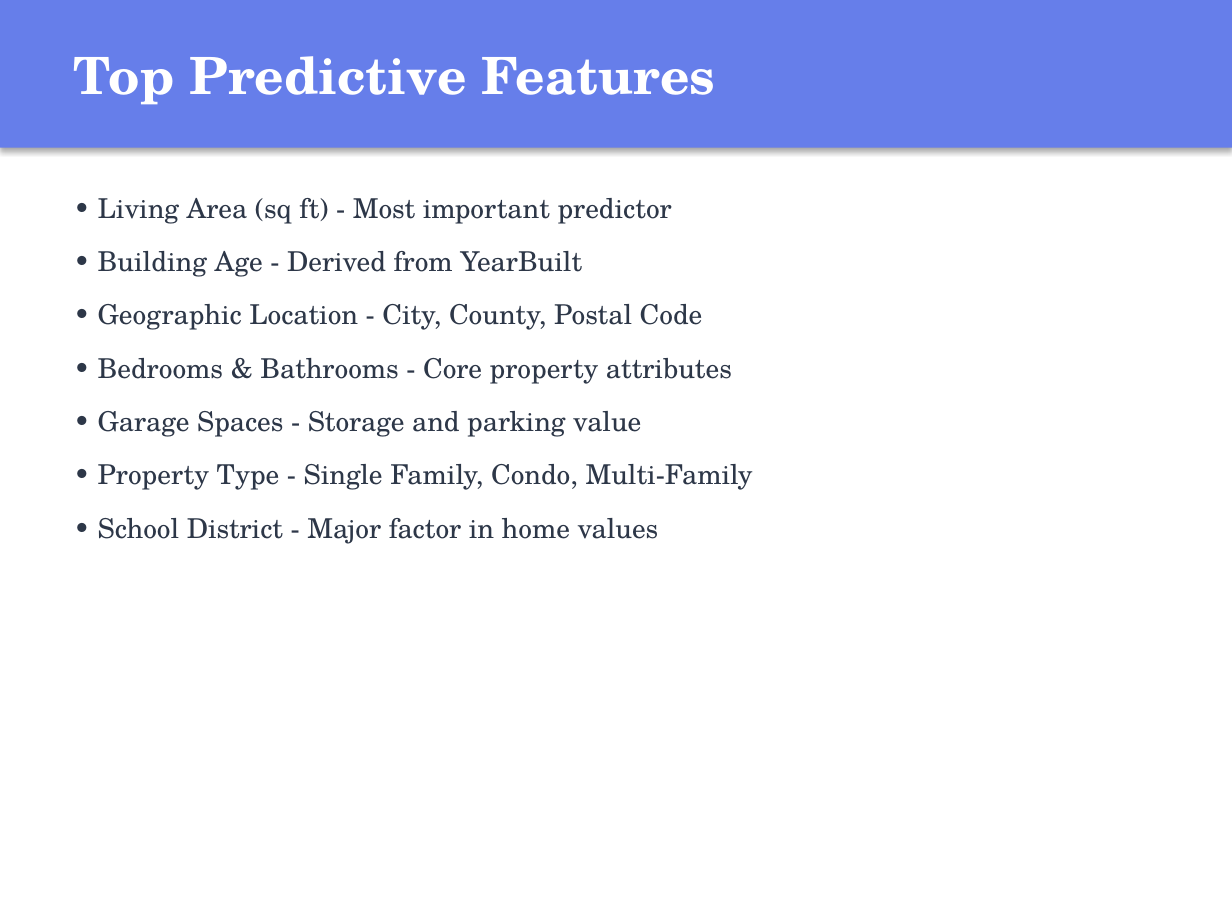
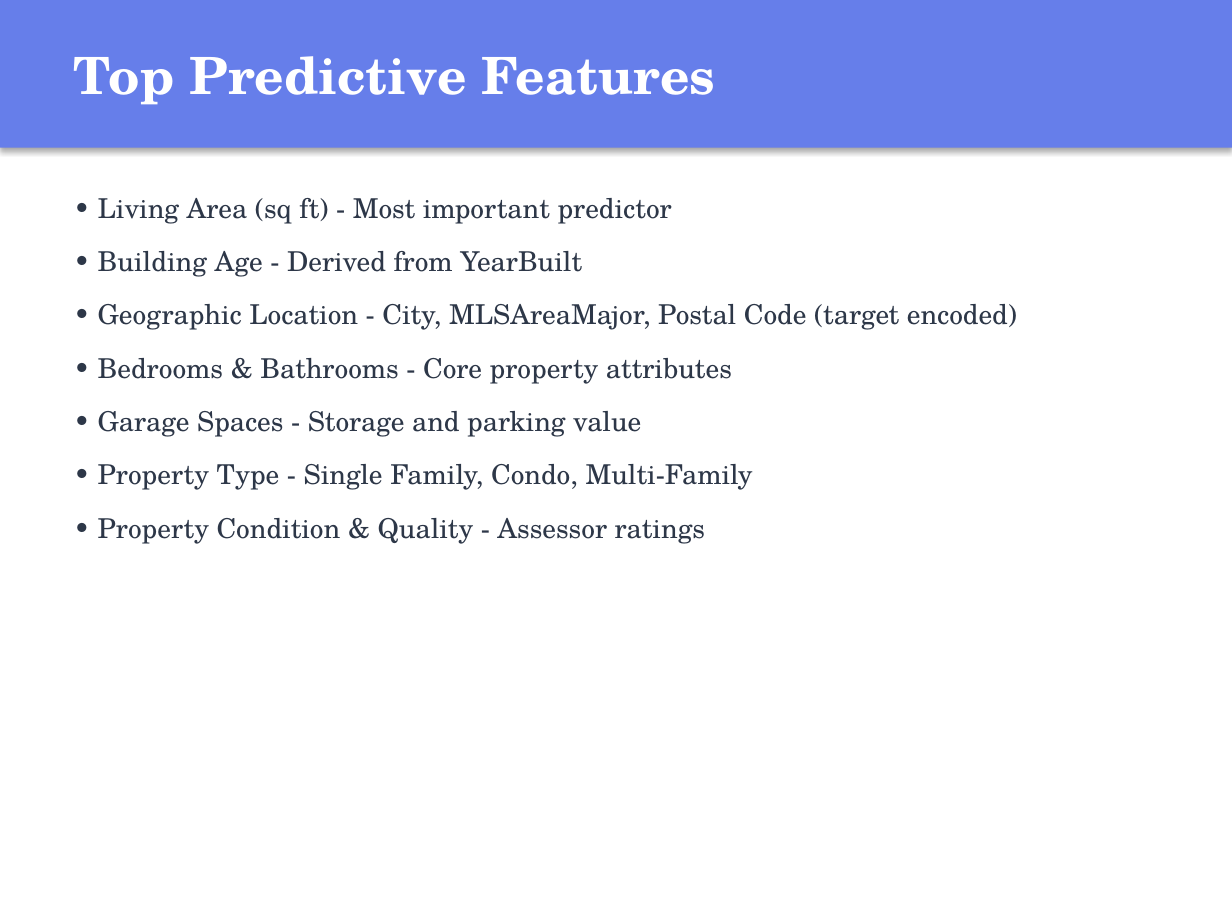
Before and after one commit to valle1306/home-price-prediction, a slide deck: slide 7 of Home_Price_Prediction_Presentation.pptx. Drawn at 1232x924 pixels with LibreOffice and Linux fonts; fonts in the diff are those of the drawing. Boxes give left, top, right and bottom in pixels: in the first picture for what was removed or moved away, otherwise in the second. Text is boxed around its words. In the diff, an @@ line names an element or a change of style, - is before the commit and + after.

```diff
--- a/Home_Price_Prediction_Presentation.pptx
+++ b/Home_Price_Prediction_Presentation.pptx
@@ text at bbox=[98, 304, 1017, 330]: text changed @@
-• Geographic Location - City, County, Postal Code
+• Geographic Location - City, MLSAreaMajor, Postal Code (target encoded)
@@ text at bbox=[98, 518, 705, 544]: text changed @@
-• School District - Major factor in home values
+• Property Condition & Quality - Assessor ratings
```
Also in this commit, not shown: 9 other slides changed, 23 other files.
